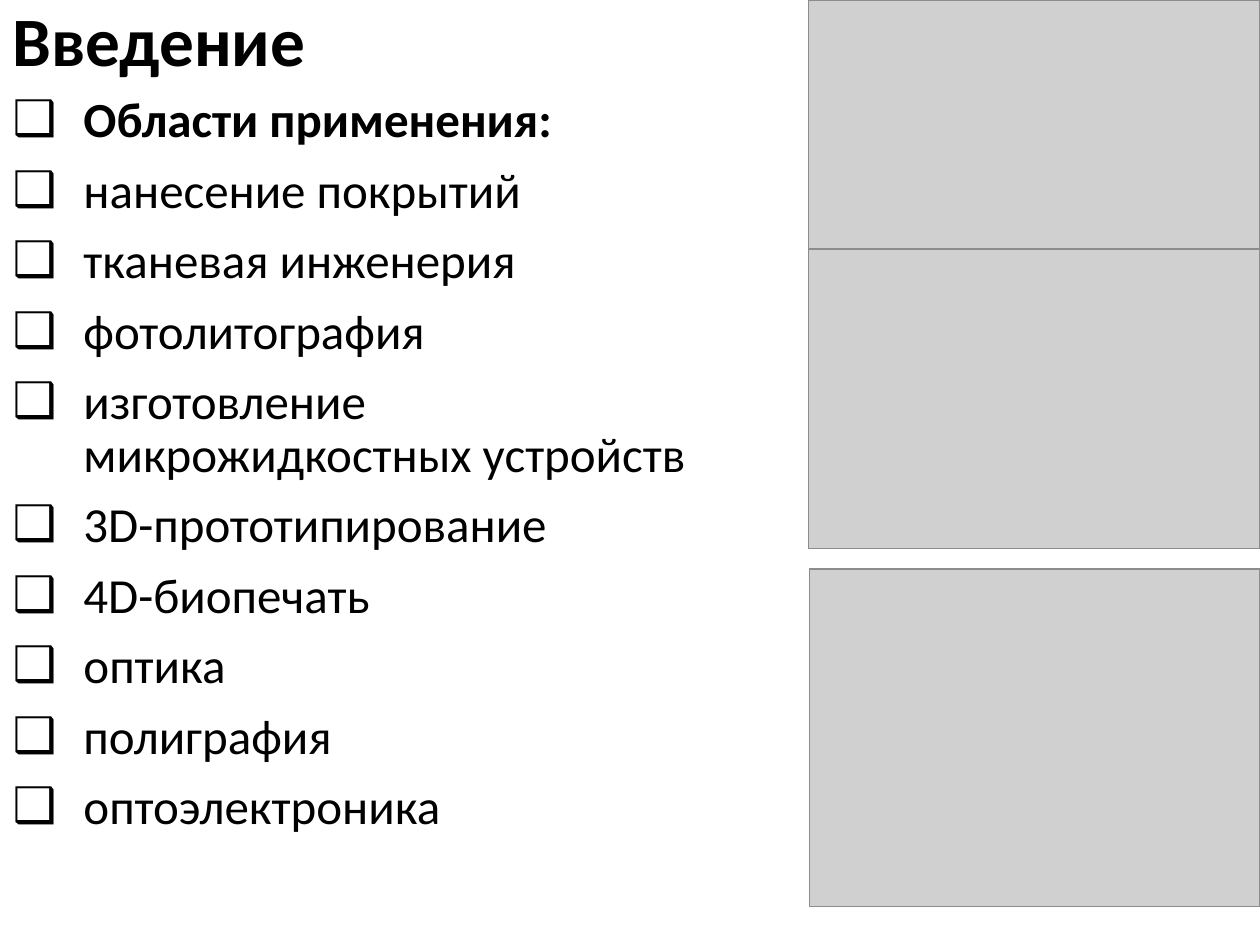
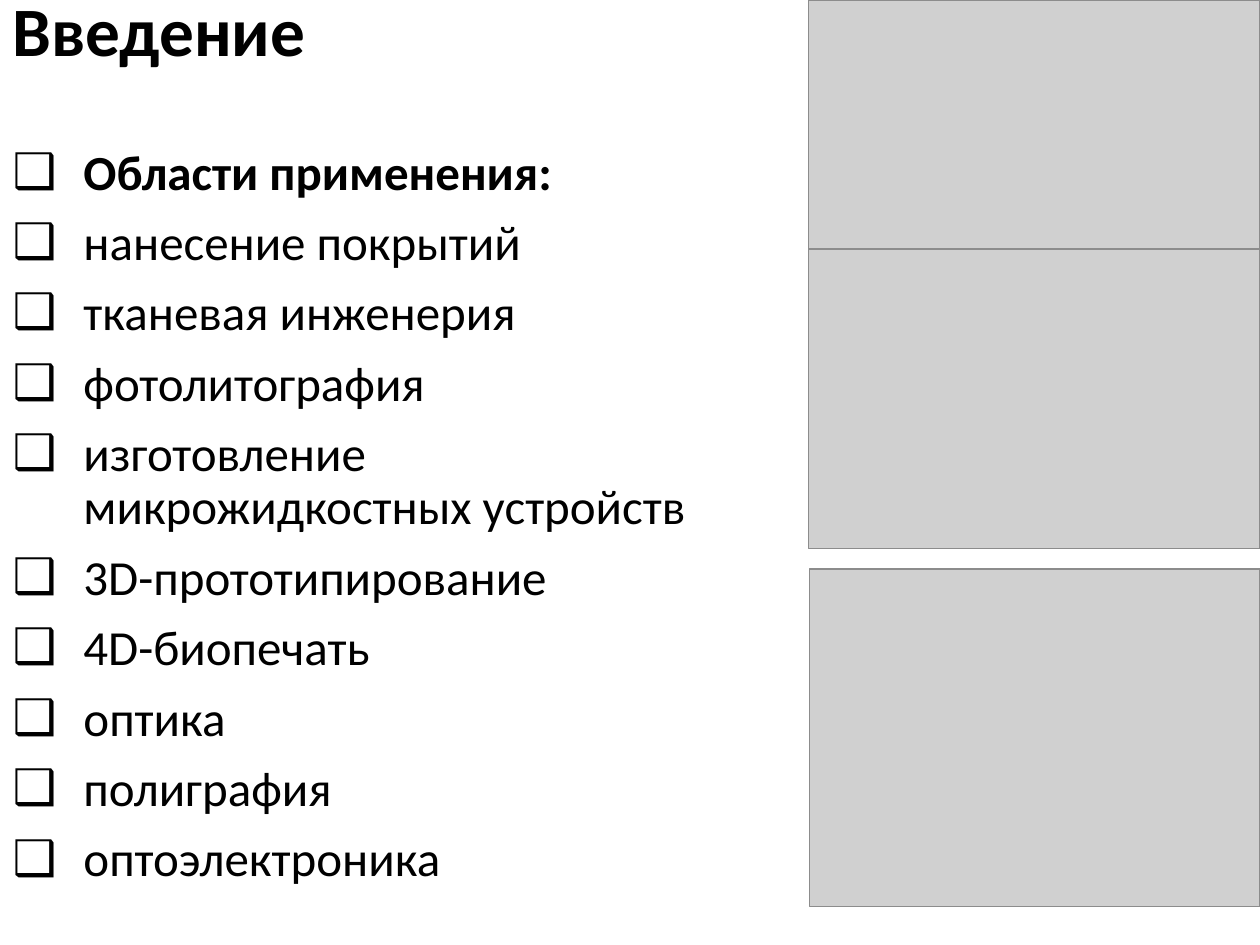
Before and after one commit to EnglishBeach/Course-work, a slide deck: slide 2 of Презентация.pptx. Drawn at 1260x945 pixels with LibreOffice and Linux fonts; fonts in the diff are those of the drawing; grey boxes stand for pictures. Boxes give left, top, right and bottom in pixels: in the first picture for what was removed or moved away, otherwise in the second. Text is boxed around its words. In the diff, an @@ line names an element or a change of style, - is before the commit and + after.

```diff
--- a/Презентация.pptx
+++ b/Презентация.pptx
@@ title "Введение": place and size @@
-title "Введение" at box(13, 21, 306, 78)
+title "Введение" at box(13, 11, 306, 68)
@@ text "Области применения:": place and size @@
-text "Области применения:" at box(83, 103, 686, 832)
+text "Области применения:" at box(83, 156, 686, 884)
```
Also in this commit, not shown: 2 other slides changed, 13 slides added, 3 slides removed, 4 other files.
